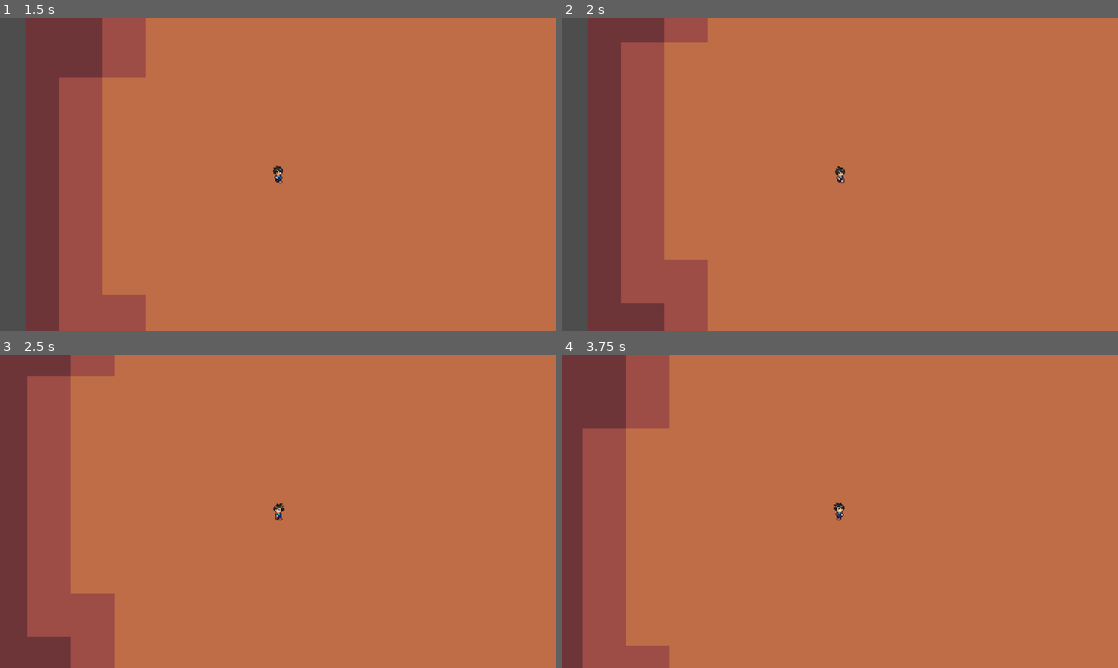
Above: before the commit, frames 1-4 (two rows, left to right).
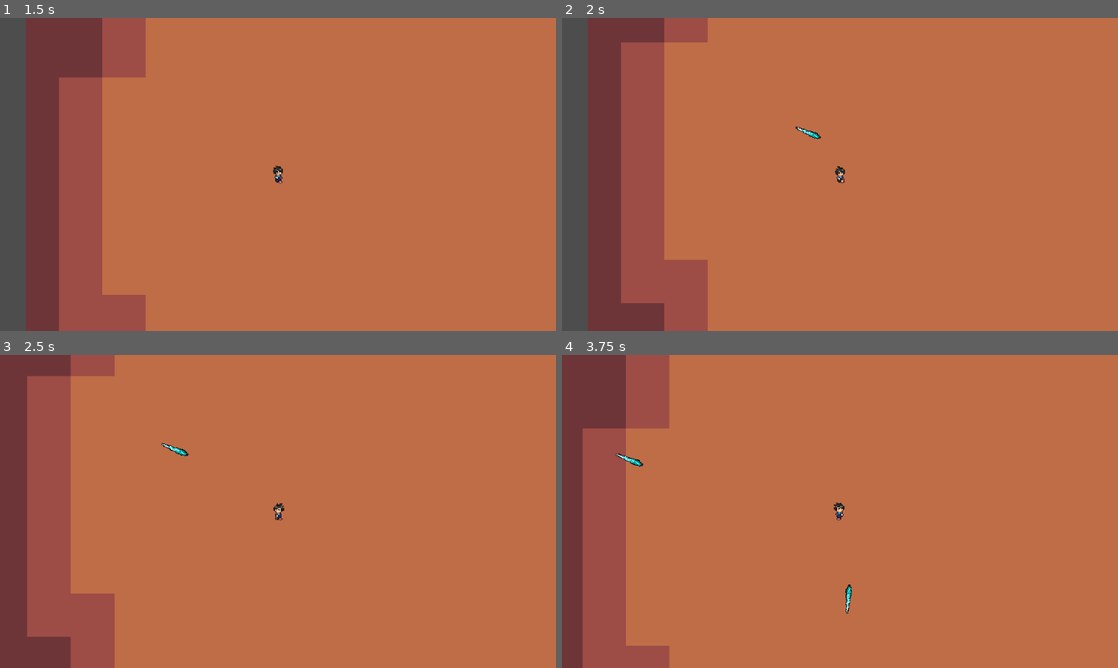
Above: after the commit, the same moments.

Repository: DavidRiusB/HeroCitySiege
Game: Godot game, scene res://world/world.tscn
Two runs of this game, one before a commit and one after it. Both use one fixed random seed, a clock stepped at 60 frames per second and the inputs below. The project has no main scene, so this scene is started directly.
Inputs:
- Up to frame 1 (1.5 s): tap Enter at 0.5 s; hold D (right) 0.53-1.28 s; hold S (down) from 1.28 s (still down)
- Up to frame 2 (2 s): keep holding S (down)
- Up to frame 3 (2.5 s): release S (down) at 2.03 s; hold D (right) from 2.03 s (still down)
- Up to frame 4 (3.75 s): release D (right) at 2.78 s; hold W (up) 2.78-3.53 s; hold A (left) from 3.53 s (still down)

Frame 1 is identical in both runs. In frame 2, less than 0.1% of the frame differs, in the area x 42-47%, y 34-39%; in frame 3, less than 0.1%; in frame 4, 0.2%, in the area x 9-53%, y 31-83%.

Commit message:
Player attack
Addesd bacse attak logic, one atack for testing
Ice spear

Diff:
--- a/EnemySpawner.gd
+++ b/EnemySpawner.gd
@@ -14,7 +14,7 @@
 				spawn_info.spawn_delay_counter += 1
 			else:
 				spawn_info.spawn_delay_counter = 0
-				var enemy_scene = load(spawn_info.enemy.resource_path)
+				var enemy_scene = spawn_info.enemy
 				var counter = 0
 				while counter < spawn_info.enemy_num:
 					var enemy_instance = enemy_scene.instantiate()
--- a/Utility/HurBox.gd
+++ b/Utility/HurBox.gd
@@ -47,3 +47,5 @@
 						emit_signal("hurt", area.get("damage"))
 						damage_timer = damage_interval
 						print("Ouch! (Cooldown)")
+						if area.has_method("_enemy_hit"):
+							area._enemy_hit(1)
--- a/project.godot
+++ b/project.godot
@@ -21,6 +21,10 @@
 window/size/window_height_override=720
 window/stretch/mode="canvas_items"
 window/stretch/aspect="expand"
+
+[global_group]
+
+attack=""
 
 [input]
 
--- a/scenes/enemies/enemy.gd
+++ b/scenes/enemies/enemy.gd
@@ -11,7 +11,9 @@
 	move_and_slide()
 
 
-func _on_hurt_box_hurt(damage: Variant):
+func _on_hurt_box_hurt(damage: int):
 	hp -=damage
 	if hp <= 0:
 		queue_free()
+	else:
+		print("Enemy hit: ", hp)
--- a/scenes/enemies/enemy.tscn
+++ b/scenes/enemies/enemy.tscn
@@ -15,7 +15,9 @@
 [sub_resource type="RectangleShape2D" id="RectangleShape2D_jt03m"]
 size = Vector2(16, 26)
 
-[node name="Enemy" type="CharacterBody2D"]
+[node name="Enemy" type="CharacterBody2D" groups=["attack"]]
+collision_layer = 4
+collision_mask = 4
 motion_mode = 1
 script = ExtResource("1_8e3ao")
 
--- /dev/null
+++ b/scenes/player/Attack/ice_spear.gd
@@ -0,0 +1,44 @@
+extends Node2D
+
+var level = 1
+var hp = 1
+var speed = 100
+var damage = 5
+var knock_amount = 100
+var attack_size = 1.0
+
+var target = Vector2.ZERO
+var angle = Vector2.ZERO
+
+@onready var player = get_tree().get_first_node_in_group("player")
+
+func _ready():
+	angle = global_position.direction_to(target)
+	rotation = angle.angle() + deg_to_rad(135)
+
+	match level:
+		1:
+			hp = 1
+			speed = 100
+			damage = 5
+			knock_amount = 100
+			attack_size = 1.0
+
+	var tween = create_tween()
+	tween.tween_property(self,"scale", Vector2(1,1) * attack_size, 1).set_trans(Tween.TRANS_QUINT).set_ease(Tween.EASE_OUT)
+	tween.play()
+
+
+func _physics_process(delta: float) -> void:
+	position += angle * speed * delta
+
+func _enemy_hit(charge = 1):
+	hp -= charge
+	if hp <= 0:
+		queue_free()
+
+
+
+
+func _on_timer_timeout() -> void:
+	queue_free()
--- /dev/null
+++ b/scenes/player/Attack/ice_spear.tscn
@@ -0,0 +1,40 @@
+[gd_scene load_steps=5 format=3 uid="uid://cjw3n42igwqwu"]
+
+[ext_resource type="Script" uid="uid://i6c6lccbi4sd" path="res://scenes/player/Attack/ice_spear.gd" id="1_n1bl0"]
+[ext_resource type="Texture2D" uid="uid://nccfcmd6f76r" path="res://assets/items/Weapons/ice_spear.png" id="2_0xq6f"]
+[ext_resource type="AudioStream" uid="uid://bu0qr2u5isl0l" path="res://assets/audio/SoundEffect/ice.wav" id="3_0xq6f"]
+
+[sub_resource type="RectangleShape2D" id="RectangleShape2D_08j3x"]
+size = Vector2(6.36396, 33.234)
+
+[node name="IceSpear" type="Area2D" groups=["attack"]]
+top_level = true
+light_mask = 4
+visibility_layer = 4
+scale = Vector2(0.1, 0.1)
+collision_layer = 4
+collision_mask = 4
+script = ExtResource("1_n1bl0")
+
+[node name="Sprite2D" type="Sprite2D" parent="."]
+texture = ExtResource("2_0xq6f")
+
+[node name="CollisionShape2D" type="CollisionShape2D" parent="." groups=["attack"]]
+light_mask = 4
+visibility_layer = 4
+position = Vector2(0.500001, -0.999999)
+rotation = -0.785398
+scale = Vector2(1, 1)
+shape = SubResource("RectangleShape2D_08j3x")
+
+[node name="Timer" type="Timer" parent="."]
+wait_time = 10.0
+one_shot = true
+autostart = true
+
+[node name="snd_play" type="AudioStreamPlayer" parent="." groups=["attack"]]
+stream = ExtResource("3_0xq6f")
+pitch_scale = 2.0
+autoplay = true
+
+[connection signal="timeout" from="Timer" to="." method="_on_timer_timeout"]
--- a/scenes/player/player.gd
+++ b/scenes/player/player.gd
@@ -2,7 +2,25 @@
 
 @export var movement_speed = 40.0
 @export var healt = 80
+
 @onready var animation_test = preload("res://scenes/animations/AnimatorTest.tscn")
+
+# Attacks
+var ice_spear = preload("res://scenes/player/Attack/ice_spear.tscn")
+
+# Attack Nodes
+@onready var ability_timer = get_node("%AbilityTimer")
+@onready var attack_timer = get_node("%AttackTimer")
+
+# Ice Spear Attributes
+var ice_spear_ammo = 0
+var ice_spear_base_ammo = 1
+var ice_spear_attack_speed = 1.5
+var ice_spear_level = 1
+
+#Enemy Related
+var enemy_close = []
+
 
 
 var animator: AnimatedSprite2D = null
@@ -20,6 +38,7 @@
 func _ready():
 	animator = animation_test.instantiate()
 	add_child(animator)
+	attack()
 
 func _physics_process(delta: float) -> void:
 	movement()
@@ -60,3 +79,45 @@
 func _on_hurt_box_hurt(damage: Variant):
 	healt -= damage
 	print(healt)
+
+func attack():
+	if ice_spear_level > 0:
+		ability_timer.wait_time = ice_spear_attack_speed
+		if ability_timer.is_stopped():
+			ability_timer.start()
+
+
+func _on_ability_timer_timeout() -> void:
+	ice_spear_ammo += ice_spear_base_ammo
+	attack_timer.start()
+
+
+func _on_attack_timer_timeout() -> void:
+	if ice_spear_ammo > 0:
+		var ice_spear_attack = ice_spear.instantiate()
+		ice_spear_attack.position = position
+		ice_spear_attack.target = get_random_target()
+		ice_spear_attack.level = ice_spear_level
+		add_child(ice_spear_attack)
+		ice_spear_ammo -= 1
+		if ice_spear_ammo > 0:
+			attack_timer.start()
+		else:
+			attack_timer.stop()
+
+
+func get_random_target():
+	if enemy_close.size() > 0:
+		return enemy_close.pick_random().global_position
+	else:
+		return Vector2.UP
+
+
+func _on_enemy_detection_area_body_entered(body: Node2D) -> void:
+	if not enemy_close.has(body):
+		enemy_close.append(body)
+
+
+func _on_enemy_detection_area_body_exited(body: Node2D) -> void:
+	if enemy_close.has(body):
+		enemy_close.erase(body)
--- a/scenes/player/player.tscn
+++ b/scenes/player/player.tscn
@@ -9,6 +9,9 @@
 
 [sub_resource type="RectangleShape2D" id="RectangleShape2D_gmlin"]
 size = Vector2(6, 14)
+
+[sub_resource type="CircleShape2D" id="CircleShape2D_dovo2"]
+radius = 367.012
 
 [node name="Player" type="CharacterBody2D" groups=["player"]]
 motion_mode = 1
@@ -27,6 +30,28 @@
 position = Vector2(1, 2)
 shape = SubResource("RectangleShape2D_gmlin")
 
+[node name="Attack" type="Node2D" parent="."]
+
+[node name="AbilityTimer" type="Timer" parent="Attack"]
+unique_name_in_owner = true
+wait_time = 1.5
+
+[node name="AttackTimer" type="Timer" parent="Attack/AbilityTimer"]
+unique_name_in_owner = true
+wait_time = 0.075
+
+[node name="EnemyDetectionArea" type="Area2D" parent="."]
+collision_layer = 4
+collision_mask = 4
+monitorable = false
+
+[node name="CollisionShape2D" type="CollisionShape2D" parent="EnemyDetectionArea"]
+shape = SubResource("CircleShape2D_dovo2")
+
 [connection signal="hurt" from="HurtBox" to="." method="_on_hurt_box_hurt"]
+[connection signal="timeout" from="Attack/AbilityTimer" to="." method="_on_ability_timer_timeout"]
+[connection signal="timeout" from="Attack/AbilityTimer/AttackTimer" to="." method="_on_attack_timer_timeout"]
+[connection signal="body_entered" from="EnemyDetectionArea" to="." method="_on_enemy_detection_area_body_entered"]
+[connection signal="body_exited" from="EnemyDetectionArea" to="." method="_on_enemy_detection_area_body_exited"]
 
 [editable path="HurtBox"]
Not shown, added: scenes/player/Attack/ice_spear.gd.uid
Not shown: 1 places in scenes/player/player.tscn that only renumber resources
